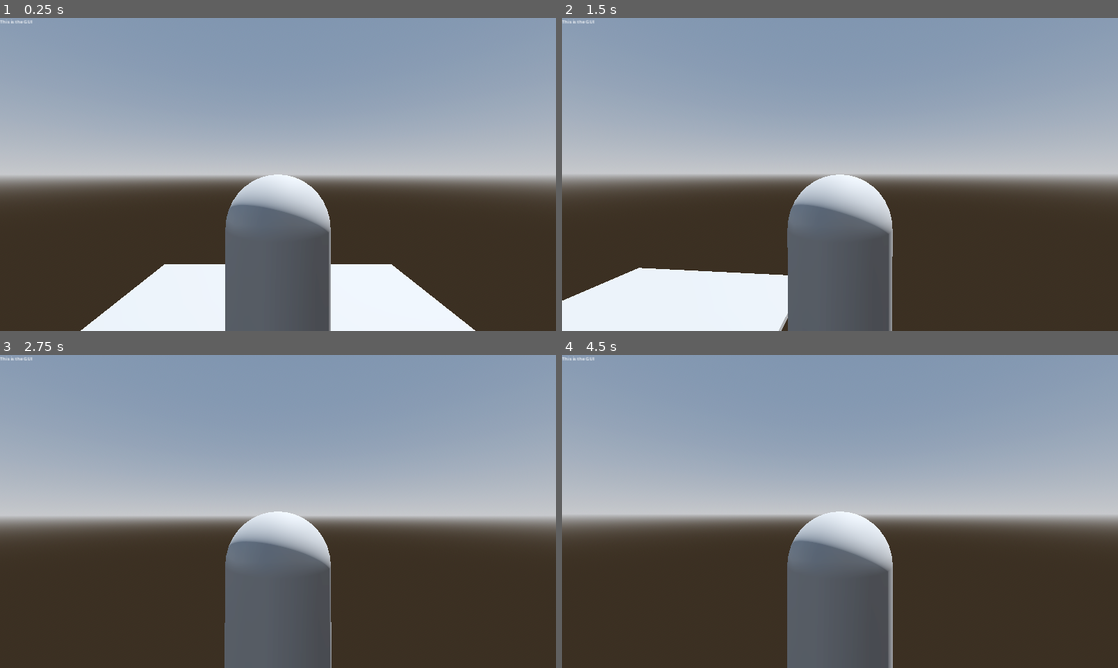
Above: before the commit, frames 1-4 (two rows, left to right).
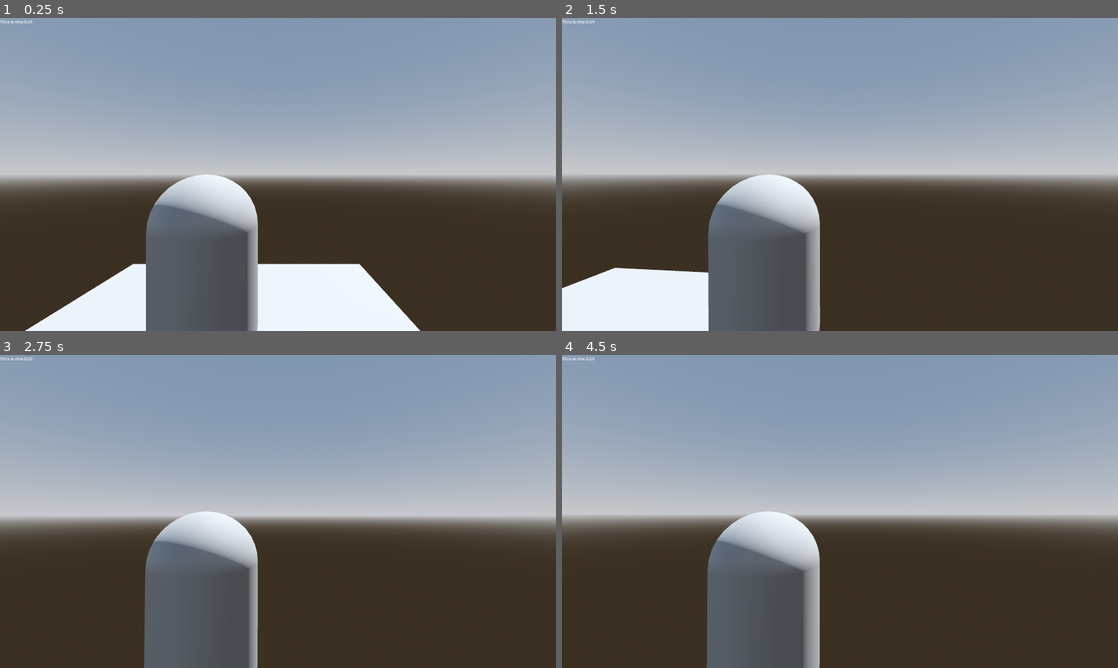
Above: after the commit, the same moments.

Repository: supereason333/untitled-space-game
Game: Godot game, scene res://scene.tscn
Same seed, same stepped clock (60 frames per second), same inputs: the game is played once before the commit and once after it.
Inputs (mouse positions are in pixels of both pictures, inside the frame that each line leads up to):
- Up to frame 1 (0.25 s): no input
- Up to frame 2 (1.5 s): tap Enter at 0.5 s; move the mouse to (867, 174) at 0.52 s; hold D (plr_right) 0.53-1.28 s; tap W (plr_fowards) at 0.6, 1.35 s; tap Space (plr_jump) at 0.77 s; move the mouse to (812, 174) at 1.27 s; hold S (plr_backwards) from 1.28 s (still down)
- Up to frame 3 (2.75 s): tap Space (plr_jump) at 1.52 s; move the mouse to (289, 505) at 2.02 s; release S (plr_backwards) at 2.03 s; hold D (plr_right) from 2.03 s (still down); tap W (plr_fowards) at 2.1 s
- Up to frame 4 (4.5 s): move the mouse to (834, 517) at 2.77 s; tap W (plr_fowards) at 2.85, 3.6, 4.35 s; tap Space (plr_jump) at 3.02, 3.5, 3.77 s; move the mouse to (878, 514) at 3.52 s; release D (plr_right) at 3.53 s; hold A (plr_left) from 3.53 s (still down); tap Enter at 4.25 s; move the mouse to (795, 508) at 4.27 s

The runs differ from the first frame. In frame 1, 18% of the frame differs, in the area x 4-86%, y 50-100%; in frame 2, 15%; in frame 3, 14%; in frame 4, 15%.

Commit message:
camera movements and zooming <strong>SMOOTHLY</strong>

Diff:
--- a/player/player.gd
+++ b/player/player.gd
@@ -55,9 +55,3 @@
 		if Input.get_mouse_mode() == Input.MOUSE_MODE_CAPTURED:
 			camera_pivot_amount = clamp( - event.relative.x * camera_sensitivity, -0.3, 0.3)
 			camera_twist_amount = clamp( - event.relative.y * camera_sensitivity, -0.3, 0.3)
-
-	if event is InputEventMouseButton:
-		if event.button_index == MOUSE_BUTTON_WHEEL_UP and event.pressed:
-			camera.position.z = clamp(camera.position.z + 0.1, 1, 3)
-		elif event.button_index == MOUSE_BUTTON_WHEEL_DOWN and event.pressed:
-			camera.position.z = clamp(camera.position.z - 0.1, 1, 3)
--- a/player/player.tscn
+++ b/player/player.tscn
@@ -7,6 +7,33 @@
 
 [sub_resource type="ConvexPolygonShape3D" id="ConvexPolygonShape3D_foua0"]
 points = PackedVector3Array(-0.125207, -0.532801, -0.480507, 0.0227831, 0.47607, 0.498884, 0.169713, 0.559144, 0.464172 …(924 unchanged characters)…
+
+[sub_resource type="GDScript" id="GDScript_griew"]
+script/source = "extends Camera3D
+
+var min_dist := 2
+var max_dist := 4
+var movement_factor := 0.1
+var dist := 0.1:
+	set(value):
+		var tween = create_tween().set_trans(Tween.TRANS_SINE).set_ease(Tween.EASE_OUT)
+		dist = clamp(value, min_dist, max_dist)
+		tween.tween_property(self, \"position\", Vector3(0, 0, dist), 0.3)
+	get:
+		return dist
+
+# Called when the node enters the scene tree for the first time.
+func _ready():
+	pass
+
+# Called every frame. 'delta' is the elapsed time since the previous frame.
+func _process(_delta):
+	if Input.is_action_just_pressed(\"scroll_up\"):
+		dist += movement_factor
+	elif Input.is_action_just_pressed(\"scroll_down\"):
+		dist -= movement_factor
+
+"
 
 [node name="CharacterBody3D" type="CharacterBody3D"]
 script = ExtResource("1_uu34u")
@@ -21,9 +48,11 @@
 transform = Transform3D(1, 0, 0, 0, 1, 0, 0, 0, 1, 2.08165e-12, 1, 2.08165e-12)
 
 [node name="CameraTwist" type="Node3D" parent="CameraPivot"]
+transform = Transform3D(1, 0, 0, 0, 1, 0, 0, 0, 1, 0.7, 2.08165e-12, 2.08165e-12)
 
 [node name="Camera3D" type="Camera3D" parent="CameraPivot/CameraTwist"]
-transform = Transform3D(1, 0, 0, 0, 1, 0, 0, 0, 1, 2.08165e-12, 2.08165e-12, 2)
+transform = Transform3D(1, -3.48787e-16, 3.48787e-16, 3.48787e-16, 1, -3.48787e-16, -3.48787e-16, 3.48787e-16, 1, 2.08165e-12, 2.08165e-12, 2)
+script = SubResource("GDScript_griew")
 
 [node name="GUI" type="CanvasLayer" parent="."]
 script = ExtResource("2_ahuwt")
@@ -32,3 +61,7 @@
 offset_right = 40.0
 offset_bottom = 23.0
 text = "This is the GUI"
+
+[node name="Center" type="Marker2D" parent="GUI"]
+position = Vector2(960, 540)
+gizmo_extents = 181.2
--- a/project.godot
+++ b/project.godot
@@ -57,3 +57,17 @@
 "events": [Object(InputEventKey,"resource_local_to_scene":false,"resource_name":"","device":-1,"window_id":0,"alt_pressed":false,"shift_pressed":false,"ctrl_pressed":false,"meta_pressed":false,"pressed":false,"keycode":0,"physical_keycode":93,"key_label":0,"unicode":93,"echo":false,"script":null)
 ]
 }
+scroll_up={
+"deadzone": 0.5,
+"events": [Object(InputEventMouseButton,"resource_local_to_scene":false,"resource_name":"","device":-1,"window_id":0,"alt_pressed":false,"shift_pressed":false,"ctrl_pressed":false,"meta_pressed":false,"button_mask":0,"position":Vector2(0, 0),"global_position":Vector2(0, 0),"factor":1.0,"button_index":4,"canceled":false,"pressed":false,"double_click":false,"script":null)
+]
+}
+scroll_down={
+"deadzone": 0.5,
+"events": [Object(InputEventMouseButton,"resource_local_to_scene":false,"resource_name":"","device":-1,"window_id":0,"alt_pressed":false,"shift_pressed":false,"ctrl_pressed":false,"meta_pressed":false,"button_mask":0,"position":Vector2(0, 0),"global_position":Vector2(0, 0),"factor":1.0,"button_index":5,"canceled":false,"pressed":false,"double_click":false,"script":null)
+]
+}
+
+[rendering]
+
+anti_aliasing/quality/msaa_3d=1
Not shown: 1 places in player/player.tscn that only renumber resources
